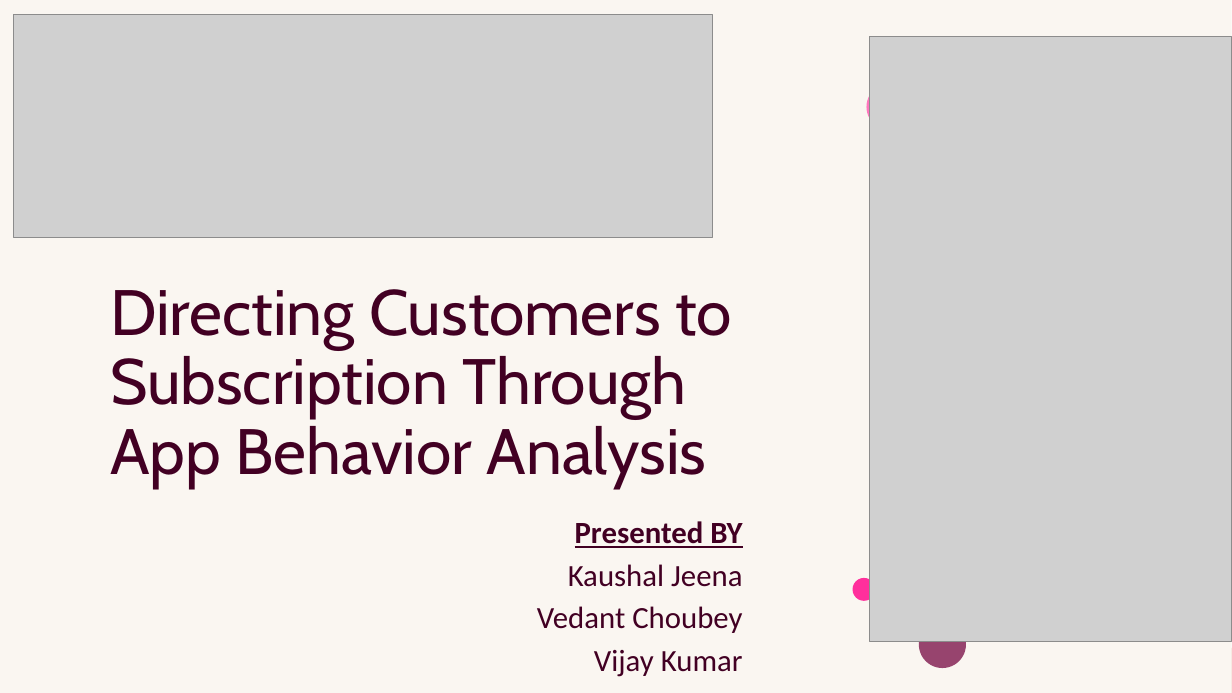
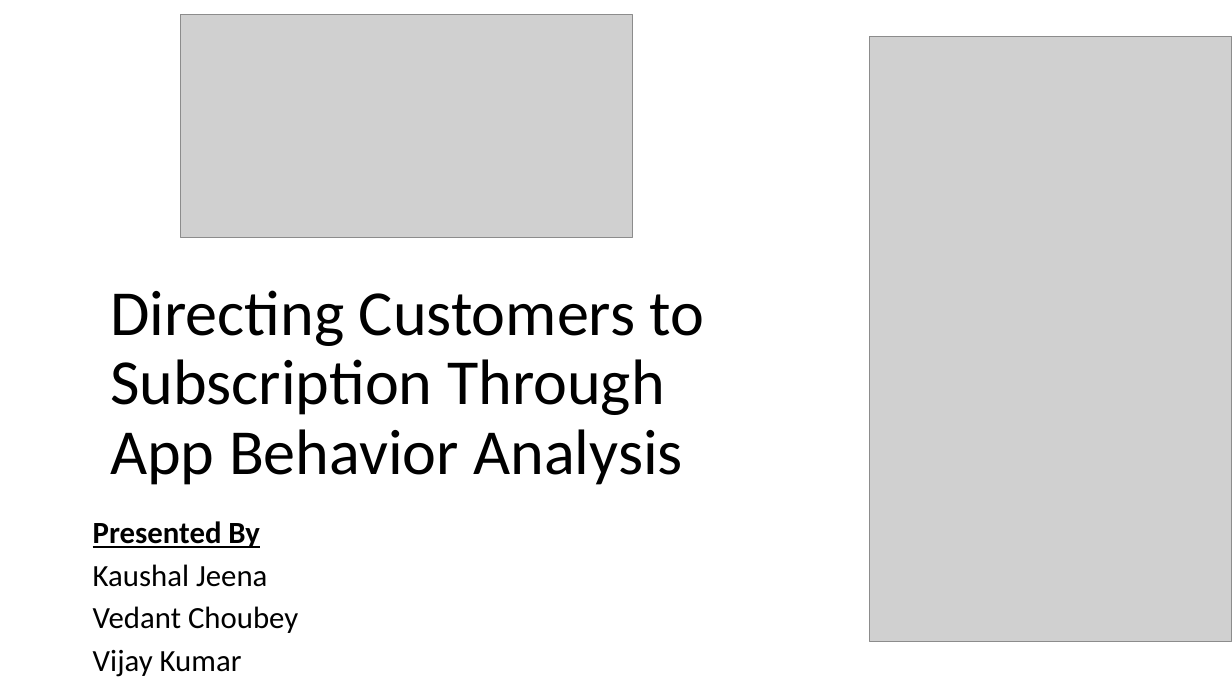
Before and after one commit to vedantchoubey098/ML-Project-Directing-Customers-To-Subscription-Through-Financial-App-Behavior-Analysis, a slide deck: slide 1 of Directing Customers to Subscription Through App Behavior Analysis.pptx. Drawn at 1232x693 pixels with LibreOffice and Linux fonts; fonts in the diff are those of the drawing; grey boxes stand for pictures. Boxes give left, top, right and bottom in pixels: in the first picture for what was removed or moved away, otherwise in the second. Text is boxed around its words. In the diff, an @@ line names an element or a change of style, - is before the commit and + after.

```diff
--- a/Directing Customers to Subscription Through App Behavior Analysis.pptx
+++ b/Directing Customers to Subscription Through App Behavior Analysis.pptx
@@ freeform shape removed at <box>0,0,52,55</box> @@
@@ rectangle removed at <box>0,0,1232,693</box> @@
@@ rectangle removed at <box>0,0,1232,693</box> @@
@@ picture: place and size @@
-picture at <box>14,14,713,237</box>
+picture at <box>180,14,632,237</box>
@@ ellipse removed at <box>867,83,914,130</box> @@
@@ title "Directing Customers to Subscription Through ..." at <box>110,290,705,485</box>: font Cabin to Calibri, text colour #420023 to #000000 @@
@@ subtitle at <box>93,521,260,548</box>: text changed; text colour #420023 to #000000 @@
-Presented BY
+Presented By
@@ subtitle at <box>93,564,298,677</box>: text colour #420023 to #000000 in "Kaushal Jeena", "Vedant Choubey", "Vijay Kumar"; alignment right to left @@
@@ ellipse removed at <box>853,578,876,601</box> @@
@@ ellipse removed at <box>919,621,966,668</box> @@
@@ freeform shape removed at <box>1177,639,1232,693</box> @@
```
Also in this commit, not shown: 13 slides added, 2 other files.
